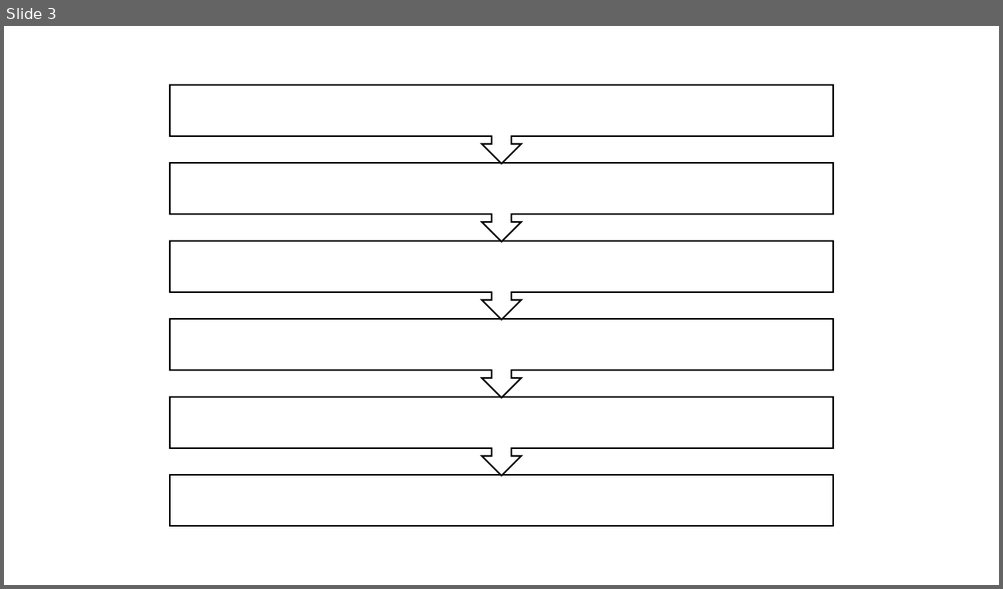
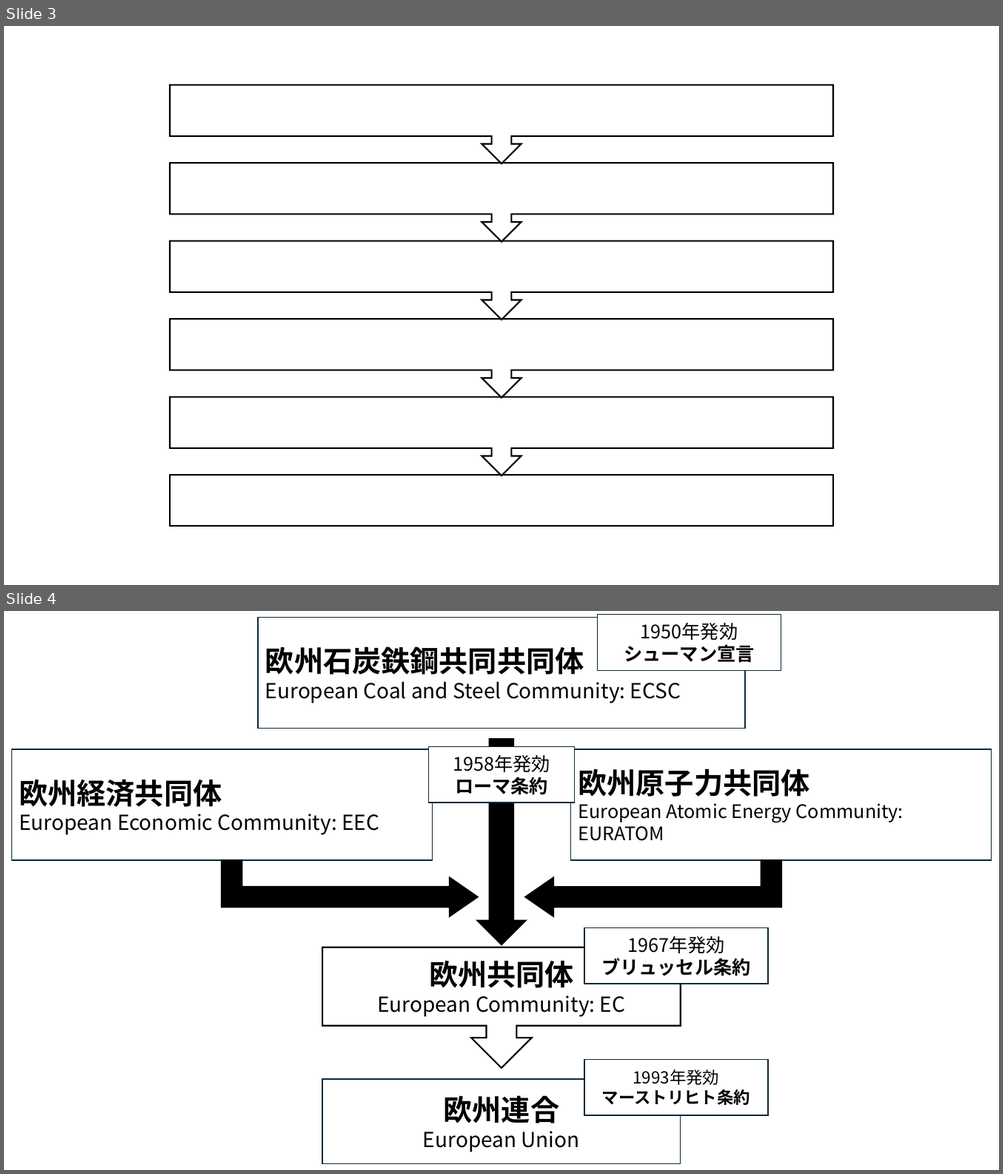
Before and after one commit to junpei-suzuki/IPE2-2026-Gakushuin, a slide deck: figs/DIYfigures_ipe2.pptx. Shown one above the other, each under a label of ours: slide 3 before the commit, slides 3 and 4 after it. The pictures are 1003x589 and 1003x1174 pixels, drawn with LibreOffice and Linux fonts; fonts in the diff are those of the drawing. Boxes give left, top, right and bottom in pixels: in the first picture for what was removed or moved away, otherwise in the second. Text is boxed around its words. In the diff, an @@ line names an element or a change of style, - is before the commit and + after.

```diff
--- a/figs/DIYfigures_ipe2.pptx
+++ b/figs/DIYfigures_ipe2.pptx
@@ slide 4 added at (x1=4, y1=611, x2=999, y2=1170), background #FFFFFF @@
@@ group added at (x1=11, y1=615, x2=991, y2=1165): 8 rectangles, 2 bent up arrows, 1 down arrow, 1 down arrow callout @@
+欧州石炭鉄鋼共同共同体
+European Coal and Steel Community: ECSC
+欧州経済共同体
+European Economic Community: EEC
+欧州原子力共同体
+European Atomic Energy Community: EURATOM
+1958年発効
+ローマ条約
+欧州共同体
+European Community: EC
+1967年発効
+ブリュッセル条約
+欧州連合
+European Union
+1950年発効
+シューマン宣言
+1993年発効
+マーストリヒト条約
```
Also in this commit, not shown: 23 other files.
